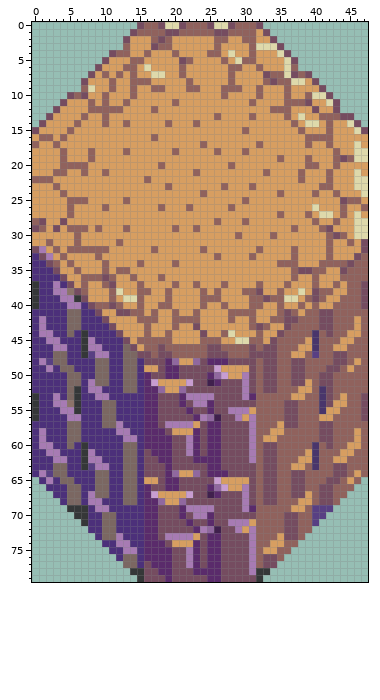
A pixel-art file gets an edit: 0022-cliff.aseprite. This is how it looked before the edit.
48x80 pixels, 1 frame.
The result:
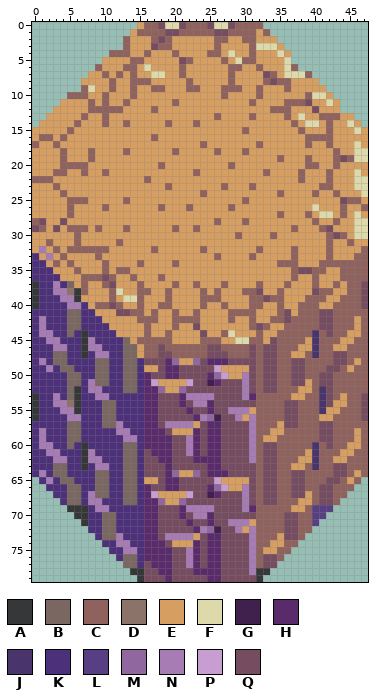
Palette (. is transparent): A #353738  B #7b6762  C #90625d  D #8c7369  E #d79e61  F #ded9ab  G #40204d  H #5a2b6b  J #49356b  K #4c307a  L #583f83  M #90689f  N #a77bb3  P #c89dd1  Q #754c60
Changes in this commit:
layer "Layer 3" now hidden
@@ x 0..47 @@
- 0 ...............QCCQFFQCCCQFFQCCCQ...............
- 1 ..............QCCCCQQCCCCCQQCCCCEQ..............
- 2 .............QEEECQCEEEEEECCEECCEEQ.............
- 3 .............CEEEQCCEEEEEECEEEECFFFQ............
- 4 ...........QCCEECEEECEEEECCEFEECEEEFQ...........
- 5 ..........QEEECCEEEEEQCEEEECEFCCEEEEFQ..........
- 6 .........QEEECCEFEEEECEEEEEECCEECEEEFC..........
- 7 ........QECECECEEFFEECEEEEEECEEEEQCCFQCQ........
- 8 .......QEEECEECCCEEEEECEEEEECEEEECQCCFFEQ.......
- 9 .......CFEECEECEECCEEECCEEECCCEECEEECEEEEQ......
-10 .....QCQEECEEECEEEEEEEEEEEECEEEECEEECEECFFQ.....
-11 ....QEEECECEECEEEEEECEEEEEEEEEECEEEECCCQEEFQ....
-12 ...QEEEECCCCCEEEECEEEEEEEEEEEEEEEECCCEEEQEEQ....
-13 ..QEEEECEECEEEEEEEEEEEEEEECEEEECEEEECEFEECCCQQ..
-14 .QEEEECEEECEECEEEEECEEECEEEEEEEEEEEEECEFFECEEFQ.
-15 QEEEECEEEEEEEEEEEEEEEEEEEEEEEECEEEEEEECEEECEEEFQ
+ 0 ...............ECCQFFQCCCQFFQCCCC...............
+ 1 ..............ECCCCQQCCCCCQQCCCCEC..............
+ 2 .............CEEECQCEEEEEECCEECCEEE.............
+ 3 .............CEEEQCCEEEEEECEEEECFFFE............
+ 4 ...........CCCEECEEECEEEECCEFEECEEEFE...........
+ 5 ..........EEEECCEEEEEQCEEEECEFCCEEEEF...........
+ 6 .........CEEECCEFEEEECEEEEEECCEECEEEFC..........
+ 7 ........EECECECEEFFEECEEEEEECEEEEQCEFFFC........
+ 8 .......EEEECEECCCEEEEECEEEEECEEEECQCCEEEE.......
+ 9 .......CFEECEECEECCEEECCEEECCCEECEEECEEEEE......
+10 .....CCCEECEEECEEEEEEEEEEEECEEEECEEEEEECFFE.....
+11 ....EEEECECEECEEEEEECEEEEEEEEEECEEEECCCQEEFE....
+12 ...EEEEECCCCCEEEECEEEEEEEEEEEEEEEECCCEEEQEEE....
+13 ..EEEEECEECEEEEEEEEEEEEEEECEEEECEEEECEFEECCCEE..
+14 .EEEEECEEECEECEEEEECEEECEEEEEEEEEEEEECEFFECEEFE.
+15 EEEEECEEEEEEEEEEEEEEEEEEEEEEEECEEEEEEECEEECEEEFE
 16 ECCECEEEEEEEEEEEECEEEEEEEEEEEEEEEEEEEEECCCCEEEEE
@@ x 0..47 @@
 30 EEEEEECEEEEEEEEEEEEEEEEEEEEEECEEEECEEEEEEECQCEFF
-31 EECEEECEEEEECEEEEEEEEEEEEEEEEEEEEEEEEEEEEECEECEQ
-32 QNECECCCCCCEEEEEECEEEEEECEEEEEEECEEEECEEEECEEEEQ
-33 KQNECEEEECEEEEEEEEEEEEEEEECEEEECEEEEECEEEECEEEQC
-34 KKQCECEEEECEEEECEEEECEEEEEEEEEEEEEECCCEEECCCCQCC
-35 KKKQEECEEECECCEEEEEEEEEEEEEEEEEEEEEEECQQCCEEQCCC
-36 KKKKQEECCCQCEECEEECEEEEEEEEEEEEEEEEEECEECEEECCCC
-37 AKKNKQECEECQEEECEEEECEECEEECEEEECEEECEEECEECECCQ
-38 AKKNNDQCEEECFEECCEECEEEECECEEECCQEECEEFEQCCEECCQ
-39 AKKKNNAQEEECEFFCEEECEEEECCCEEEECCQCCFFECQCEECCCQ
-40 AKKKKNNKQCCQCEECEECCEEEECEECEEECCEECEECECEECCCCQ
-41 KKKKKBBKKQEEQQCCECEECEECEEEECCCCEEECQCECCQQCCCCC
-42 KNKKKBBKKKQEEEECCCEECCCCEEEECEECEECCQQCCCQQCCCEC
-43 KNKKKBBKKKKQEEEECEEECEEQEEEEEEECQCEEQCCCCQQCCCEC
-44 KNNKKBKAKKKKQEEECEECEEEEQEECFEEECEEQCCCCJCQCCEEC
-45 KKNNKKKANKKKKQECCCCCEEEECCCEEFFCCEQCCCCEJCCCEECC
-46 KKKNNKKANNKKKBQECCQCCCCCCQQCCCCQCQQCCCEEJCCEECCC
-47 KKKBBKKALNNKKBBQQCQQCCCCCQQQCCCQQQQCCEECLCCQQCCC
-48 KNLBBKKKKBBKKBBKQQQHMEEMQHHHQQQQCQQCCQQCCCCQQCEC
+31 EECEEECEEEEECEEEEEEEEEEEEEEEEEEEEEEEEEEEEECEECEE
+32 ENECECCCCCCEEEEEECEEEEEECEEEEEEECEEEECEEEECEEEEC
+33 KENECEEEECEEEEEEEEEEEEEEEECEEEECEEEEECEEEECEEECC
+34 KKECECEEEECEEEECEEEECEEEEEEEEEEEEEECCCEEECCCCCCC
+35 KKKEEECEEECECCEEEEEEEEEEEEEEEEEEEEEEECQQCCEECCCC
+36 KKKKEEECCCQCEECEEECEEEEEEEEEEEEEEEEEECEECEEECCCC
+37 AKKNKBECEECQEEECEEEECEECEEECEEEECEEECEEECEECECCQ
+38 AKKNNDACEEECFEECCEECEEEECECEEECCQEECEEEEQCCEECCQ
+39 AKKKNNAEEEECEFFCEEECEEEECCCEEEECCQCCEEECCCEECCCQ
+40 AKKKKNNKECCQCEECEECCEEEECEECEEECCEECEECCCEECCCCQ
+41 KKKKKBBKKEEEQQCCECEECEECEEEECCCCEEECQECCCQQCCCCC
+42 KNKKKBBKKKEEEEECCCEECCCCEEEECEECEECCQCCCCQQCCCEC
+43 KNKKKBBKKKKEEEEECEEECEEQEEEEEEECQCEECCCCCQQCCCEC
+44 KNNKKBKAKKKKEEEECEECEEEEQEECFEEECEECCCCCJCQCCEEC
+45 KKNNKKKANKKKKBECCCCCEEEECCCEEFFCCEQCCCCEJCCCEECC
+46 KKKNNKKANNKKKBBECCQCCCCCCQQCCCCQCQQCCCEEJCCEECCC
+47 KKKBBKKAKNNKKBBECCQQCCCCCQQQCCCQCQQCCEECJCCQQCCC
+48 KNKBBKKKKBBKKBBKQQQHMEEMQHHHQQQQCQQCCQQCCCCQQCEC
 49 KKNKBBKKKBBKKBBKEEQHHQQQQQPEEEEQCQQCCQQCCCQQCECC
@@ x 0..10 @@
 62 KKKNNKKANNK
-63 KKKBBKKALNN
-64 KNLBBKKKKBB
+63 KKKBBKKAKNN
+64 KNKBBKKKKBB
 65 .KNKBBKKKBB
Pixel boxes of the changes (left, top, right, bottom) in both pictures:
changed: (32, 22, 144, 134)
changed: (256, 22, 368, 134)
changed: (340, 239, 368, 274)
changed: (32, 246, 151, 358)
changed: (256, 288, 319, 358)
changed: (46, 358, 53, 365)
changed: (88, 463, 95, 470)
changed: (46, 470, 53, 477)
